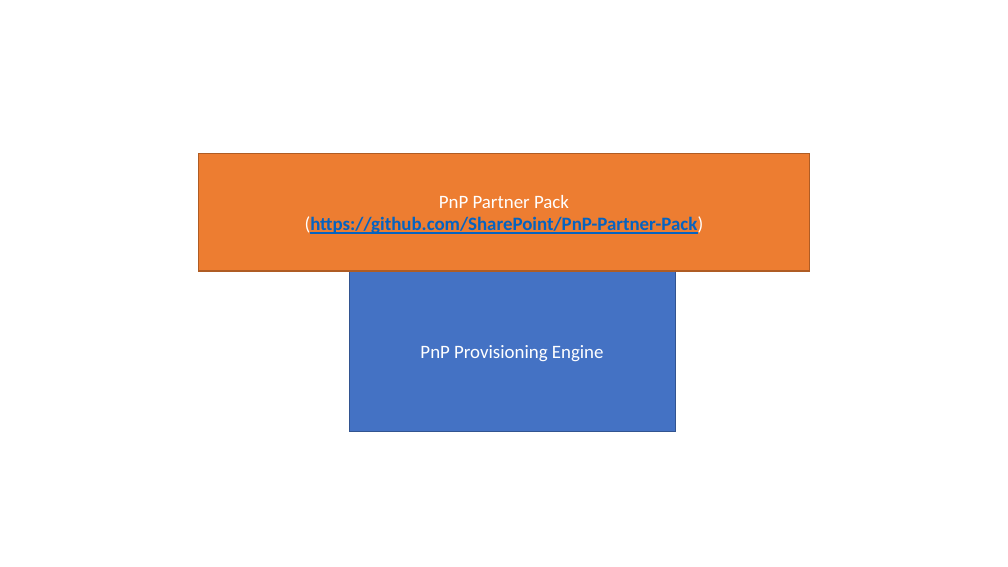
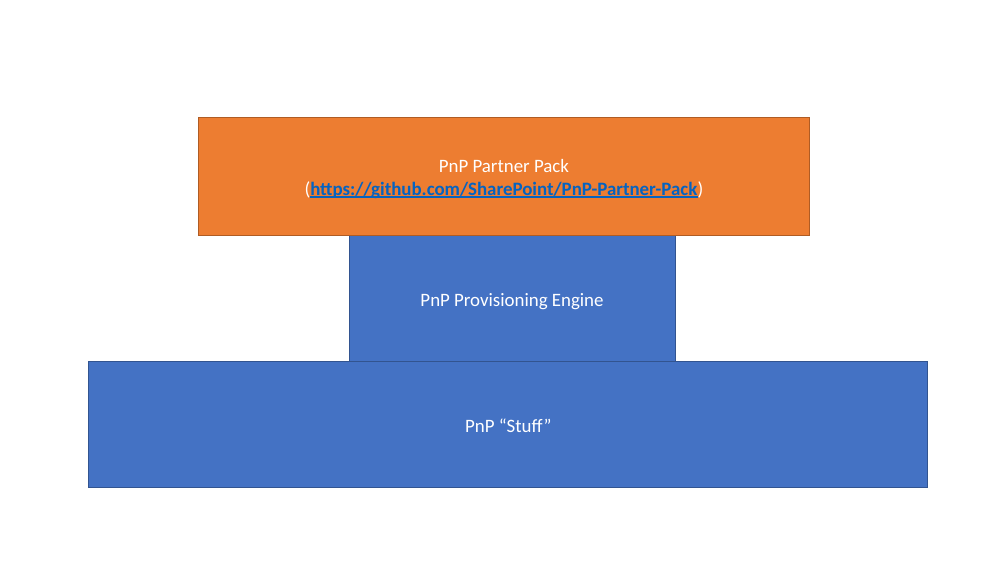
Before and after one commit to HiltonGiesenow/MSCommunityDay, a slide deck: slide 13 of 2018/Site Creation/Slides/Improved Site Creation, Governance & Self Service.pptx. Drawn at 1008x567 pixels with LibreOffice and Linux fonts; fonts in the diff are those of the drawing. Boxes give left, top, right and bottom in pixels: in the first picture for what was removed or moved away, otherwise in the second. Text is boxed around its words. In the diff, an @@ line names an element or a change of style, - is before the commit and + after.

```diff
--- a/2018/Site Creation/Slides/Improved Site Creation, Governance & Self Service.pptx
+++ b/2018/Site Creation/Slides/Improved Site Creation, Governance & Self Service.pptx
@@ rectangle "PnP Partner Pack": place and size @@
-rectangle "PnP Partner Pack" at <box>199,153,809,271</box>
+rectangle "PnP Partner Pack" at <box>199,117,809,235</box>
@@ rectangle "PnP Provisioning Engine": place and size @@
-rectangle "PnP Provisioning Engine" at <box>349,271,675,432</box>
+rectangle "PnP Provisioning Engine" at <box>349,235,675,361</box>
@@ rectangle added at <box>89,361,929,488</box>, fill #4472C4, outline #325491 1 pt, 18 pt, text #FFFFFF @@
+PnP “Stuff”
```
Also in this commit, not shown: 7 other slides changed, 3 other files.
